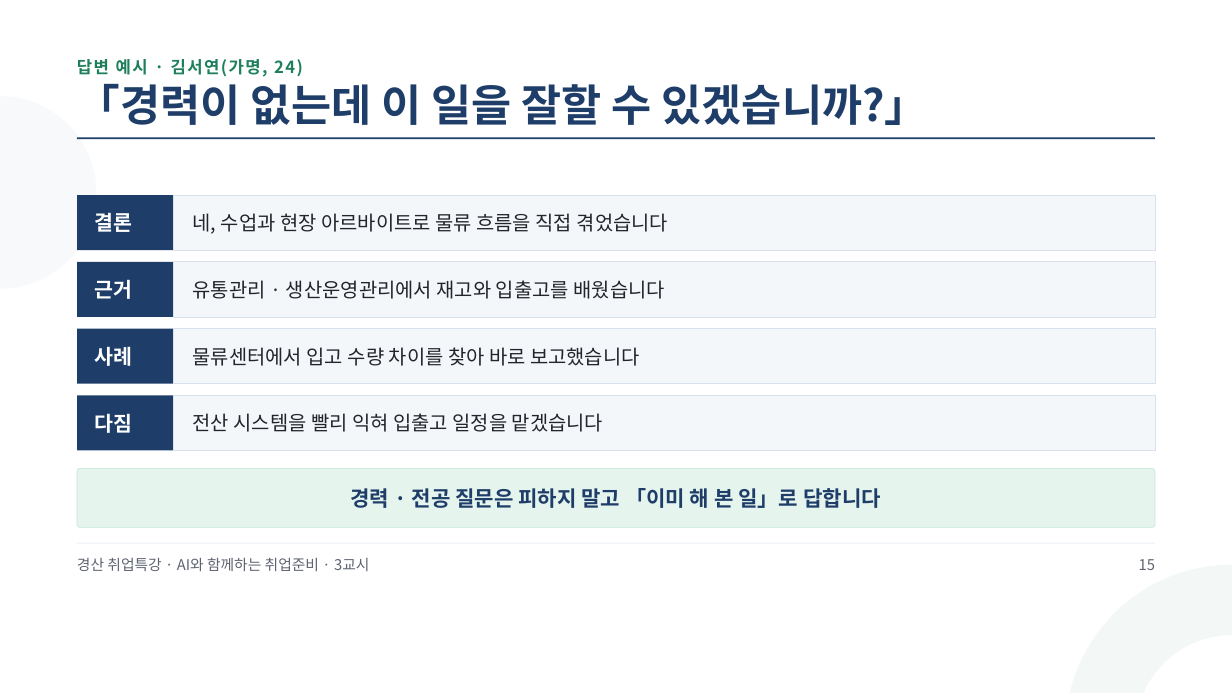
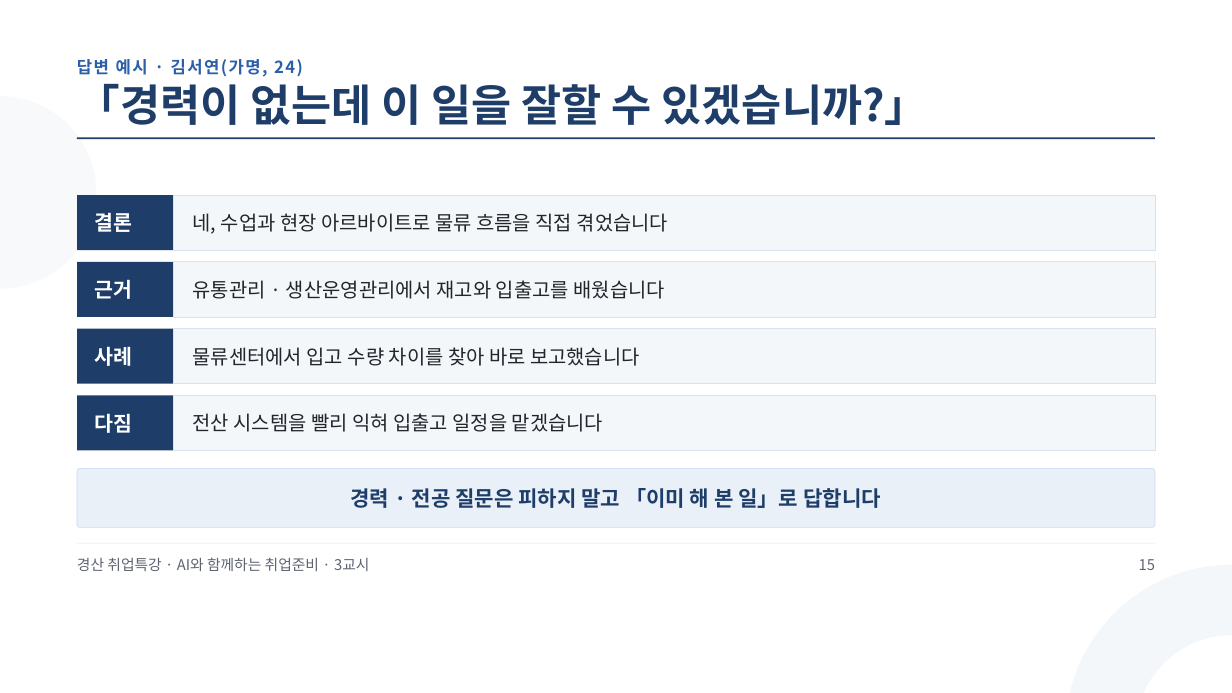
Before and after one commit to aebonlee/materials, a slide deck: slide 15 of gyeongsan/GSJOB2_3교시_강의_이력서_자기소개서_면접.pptx. Drawn at 1232x693 pixels with LibreOffice and Linux fonts; fonts in the diff are those of the drawing. Boxes give left, top, right and bottom in pixels: in the first picture for what was removed or moved away, otherwise in the second. Text is boxed around its words. In the diff, an @@ line names an element or a change of style, - is before the commit and + after.

```diff
--- a/gyeongsan/GSJOB2_3교시_강의_이력서_자기소개서_면접.pptx
+++ b/gyeongsan/GSJOB2_3교시_강의_이력서_자기소개서_면접.pptx
@@ text "답변 예시 · 김서연(가명, 24)" at <box>77,59,303,77</box>: text colour #1E7F5B to #2B5FA8 @@
@@ rounded rectangle at <box>77,468,1155,527</box>: fill #E6F4EE to #EAF0F8; outline #C3E6D8 0.75 pt to #C9DAF2 0.75 pt @@
```
Also in this commit, not shown: 18 other slides changed, 13 other files.
